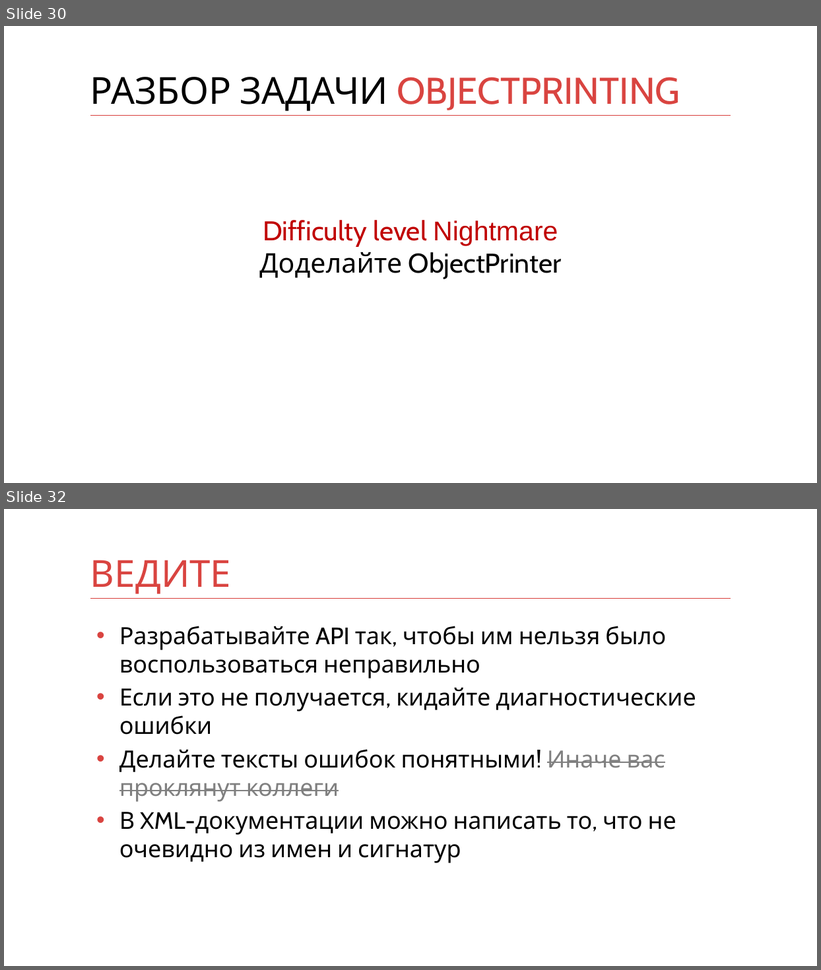
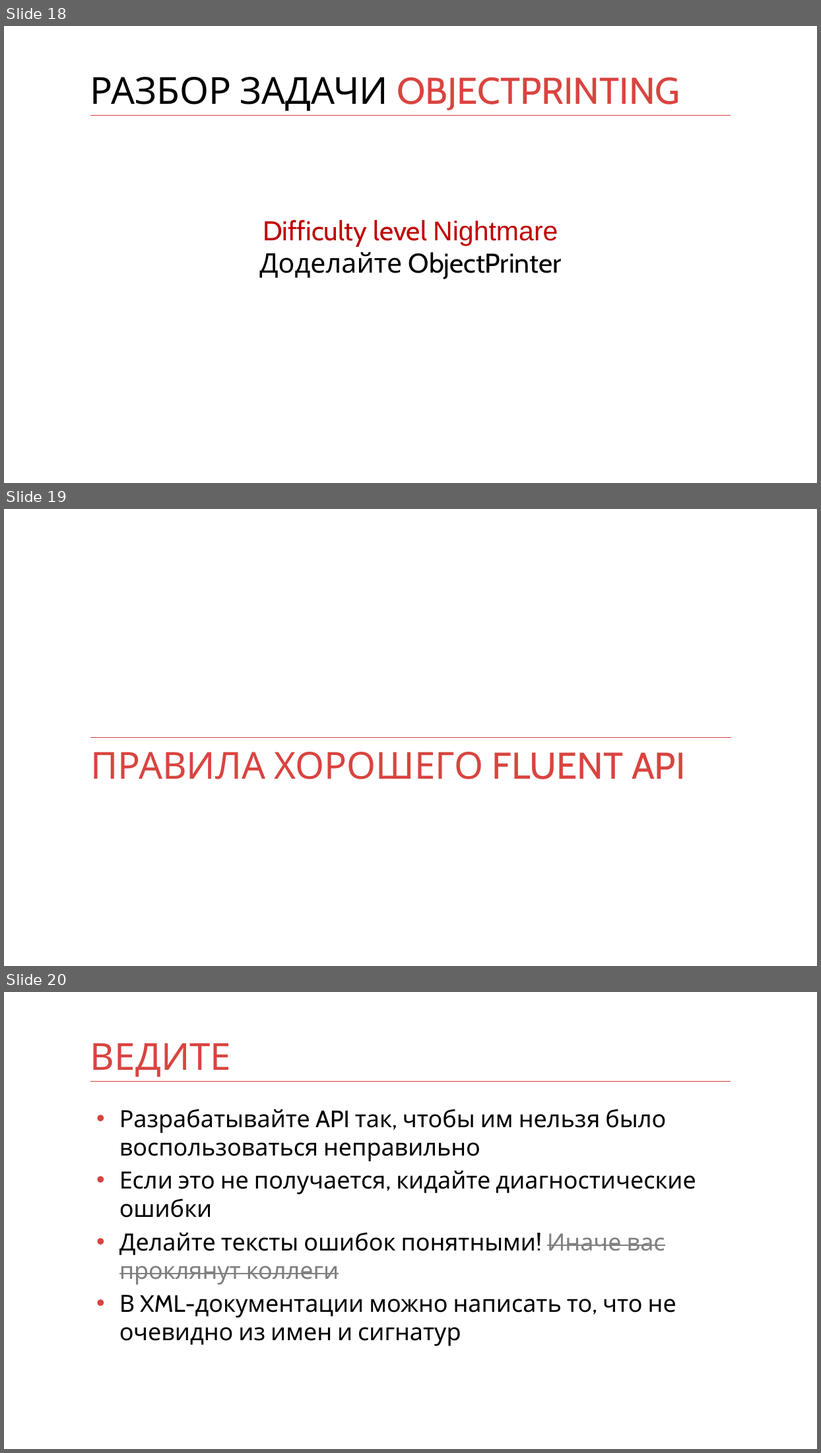
Before and after one commit to kontur-courses/fluent-api, a slide deck: fluent-api.pptx. Shown one above the other, each under a label of ours: slides 30 and 32 before the commit, slides 18, 19 and 20 after it; the slides between them are not shown. The pictures are 821x970 and 821x1453 pixels, drawn with LibreOffice and Linux fonts; fonts in the diff are those of the drawing. Boxes give left, top, right and bottom in pixels: in the first picture for what was removed or moved away, otherwise in the second. Text is boxed around its words. In the diff, an @@ line names an element or a change of style, - is before the commit and + after.

```diff
--- a/fluent-api.pptx
+++ b/fluent-api.pptx
@@ slide 19 added at (x1=4, y1=509, x2=817, y2=966), background #FFFFFF @@
@@ line added from (90, 738) to (731, 738), #D83F3B 1 pt @@
@@ title added at (x1=90, y1=752, x2=685, y2=780), 44 pt, text #D94440 @@
+ПРАВИЛА ХОРОШЕГО FLUENT API
@@ what was slide 30 is now slide 18 @@
@@ what was slide 32 is now slide 20 @@
```
Also in this commit, not shown: 9 slides changed, 4 other slides added, 18 slides removed, 1 other file.
